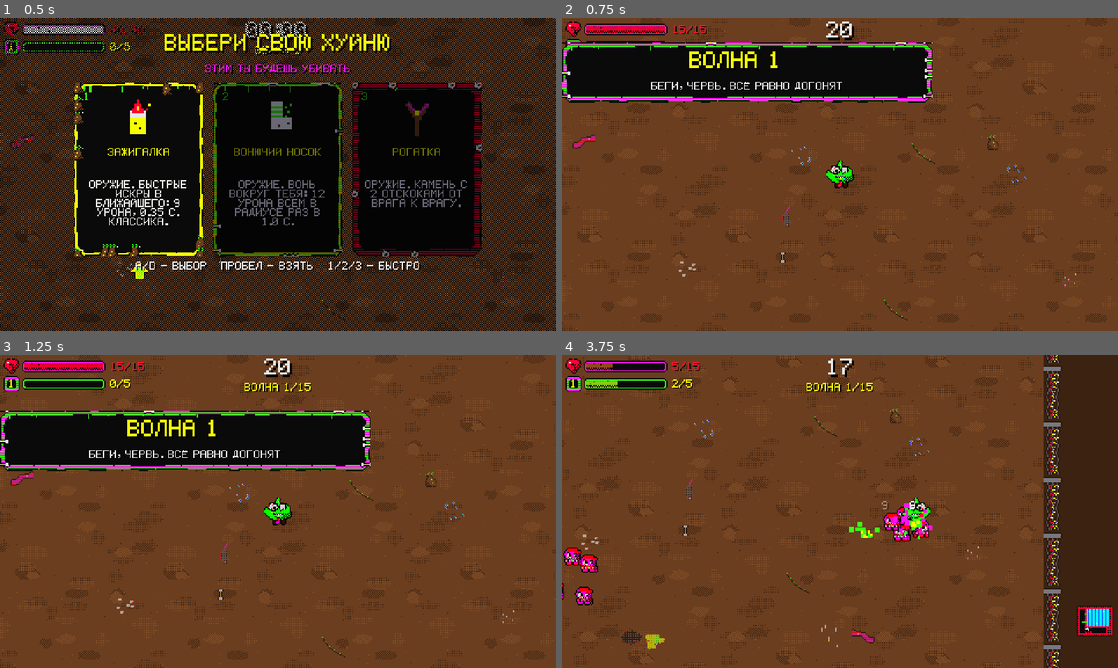
Above: before the commit, frames 1-4 (two rows, left to right).
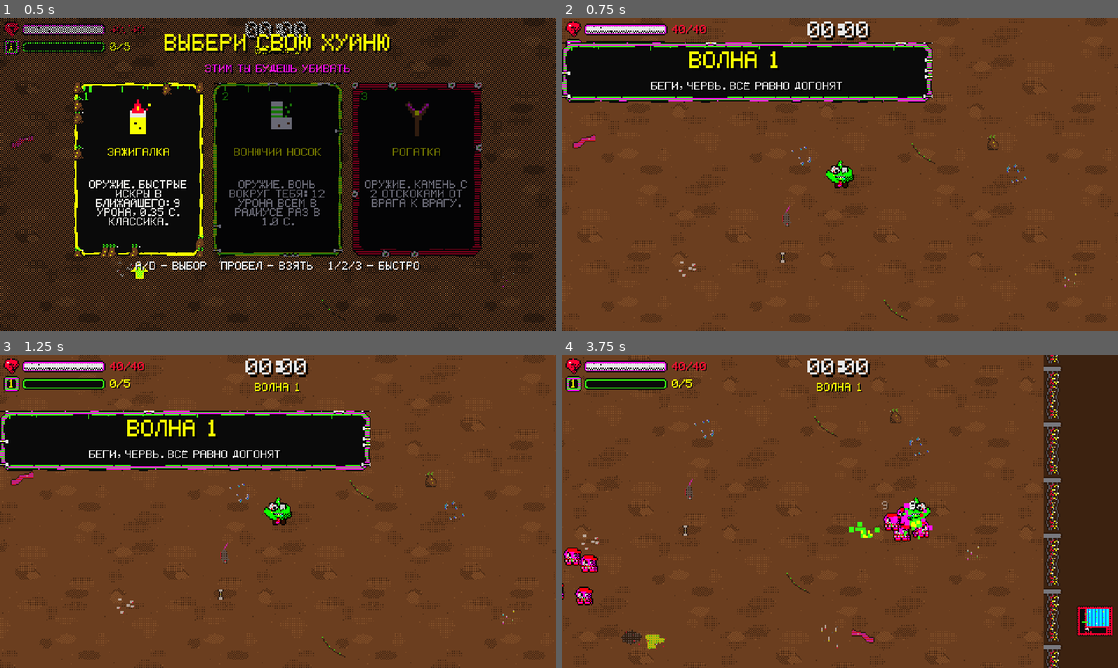
Above: after the commit, the same moments.

Repository: Gepackstuck/Stinky_Dumpster_Survivors
Game: Godot game, scene res://scenes/levels/main.tscn
Two runs of this game, one before a commit and one after it. Both use one fixed random seed, a clock stepped at 60 frames per second and the inputs below.
Inputs (mouse positions are in pixels of both pictures, inside the frame that each line leads up to):
- Up to frame 1 (0.5 s): no input
- Up to frame 2 (0.75 s): click "1" at 0.5 s
- Up to frame 3 (1.25 s): no input
- Up to frame 4 (3.75 s): tap Enter (ui_accept) at 1.25, 1.52, 2.27 s; move the mouse to (962, 495) at 1.27 s; hold D (move_right) 1.28-2.03 s; move the mouse to (728, 527) at 2.02 s; hold S (move_down) 2.03-2.78 s; move the mouse to (895, 442) at 2.77 s; hold D (move_right) 2.78-3.53 s; move the mouse to (812, 574) at 3.52 s; hold W (move_up) from 3.53 s (still down)

Frame 1 is identical in both runs. In frame 2, 0.8% of the frame differs, in the area x 4-56%, y 1-8%; in frame 3, 1.0%; in frame 4, 1.1%, in the area x 4-56%, y 1-12%.
Error after the commit: Parse Error: Constant "HP_FULL" has the same name as a previously declared constant. (res://scripts/ui/hud.gd:11)

Commit message:
fix(hud): HP от мочи к красному, XP от дерьма к зелёному
Co-Authored-By: Claude Sonnet 5.5 <noreply@anthropic.com>
Claude-Session: https://claude.ai/code/session_01GvQcLtpmeq9xDjqGAM3qCT

Diff:
--- a/scripts/ui/hud.gd
+++ b/scripts/ui/hud.gd
@@ -3,10 +3,11 @@
 ## HUD: HP и XP полоски с цифрами и «грязным» цветом, значок уровня, таймер, волна.
 ## Обновляется только при изменении значений.
 
-const URINE: Color = Color(0.85, 0.78, 0.1)      # мало опыта — цвет мочи
+const URINE: Color = Color(0.9, 0.82, 0.12)      # мало HP — цвет мочи
+const HP_FULL: Color = Color(1.0, 0.0, 0.2)      # много HP — красный
+const POOP: Color = Color(0.58, 0.34, 0.12)      # мало опыта — цвет дерьма
 const XP_FULL: Color = Color(0.2235, 1.0, 0.0784)  # много опыта — кислотно-зелёный
-const POOP: Color = Color(0.58, 0.34, 0.12)      # мало HP — цвет дерьма (светлее, чтобы читался на тёмной рамке)
-const HP_CURVE: float = 2.4                      # >1: дерьмовый цвет держится дольше, красный только у почти полного HP
+const XP_CURVE: float = 2.2                      # >1: дерьмовый цвет XP держится дольше
 const HP_FULL: Color = Color(1.0, 0.0, 0.2)      # много HP — красный
 
 @onready var _hp_bar: TextureProgressBar = $Root/HpBar
@@ -32,14 +33,14 @@
 		_last_max_hp = GameState.max_hp
 		_hp_bar.max_value = maxf(GameState.max_hp, 1.0)
 		_hp_bar.value = GameState.hp
-		_hp_bar.tint_progress = POOP.lerp(HP_FULL, pow(clampf(GameState.hp / maxf(GameState.max_hp, 1.0), 0.0, 1.0), HP_CURVE))
+		_hp_bar.tint_progress = URINE.lerp(HP_FULL, clampf(GameState.hp / maxf(GameState.max_hp, 1.0), 0.0, 1.0))
 		_hp_label.text = "%d/%d" % [ceili(GameState.hp), int(GameState.max_hp)]
 	if GameState.xp != _last_xp or GameState.xp_to_next != _last_xp_max:
 		_last_xp = GameState.xp
 		_last_xp_max = GameState.xp_to_next
 		_xp_bar.max_value = maxf(GameState.xp_to_next, 1)
 		_xp_bar.value = GameState.xp
-		_xp_bar.tint_progress = URINE.lerp(XP_FULL, clampf(float(GameState.xp) / maxf(GameState.xp_to_next, 1), 0.0, 1.0))
+		_xp_bar.tint_progress = POOP.lerp(XP_FULL, pow(clampf(float(GameState.xp) / maxf(GameState.xp_to_next, 1), 0.0, 1.0), XP_CURVE))
 		_xp_label.text = "%d/%d" % [GameState.xp, GameState.xp_to_next]
 	if GameState.level != _last_level:
 		_last_level = GameState.level
